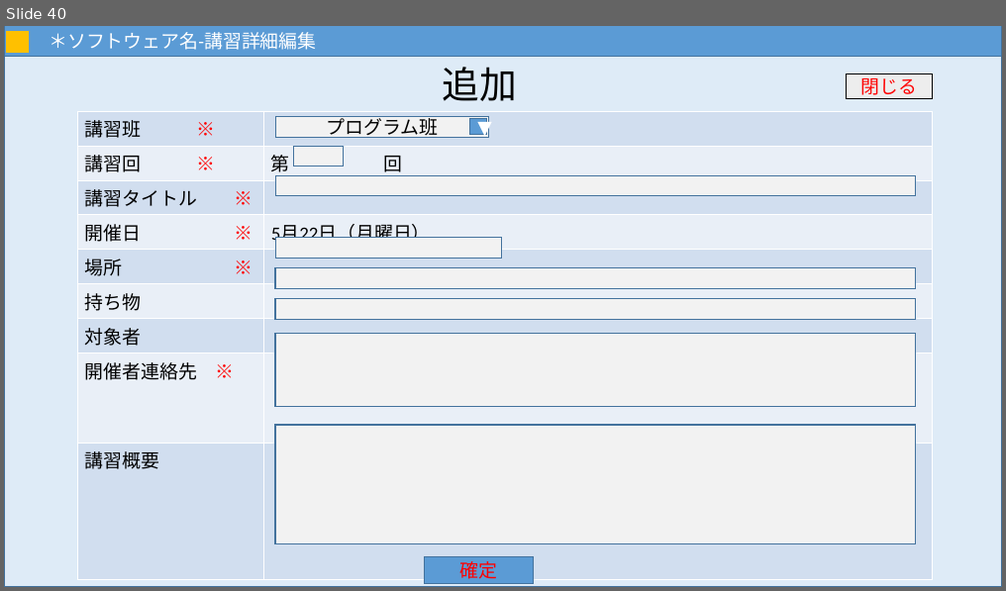
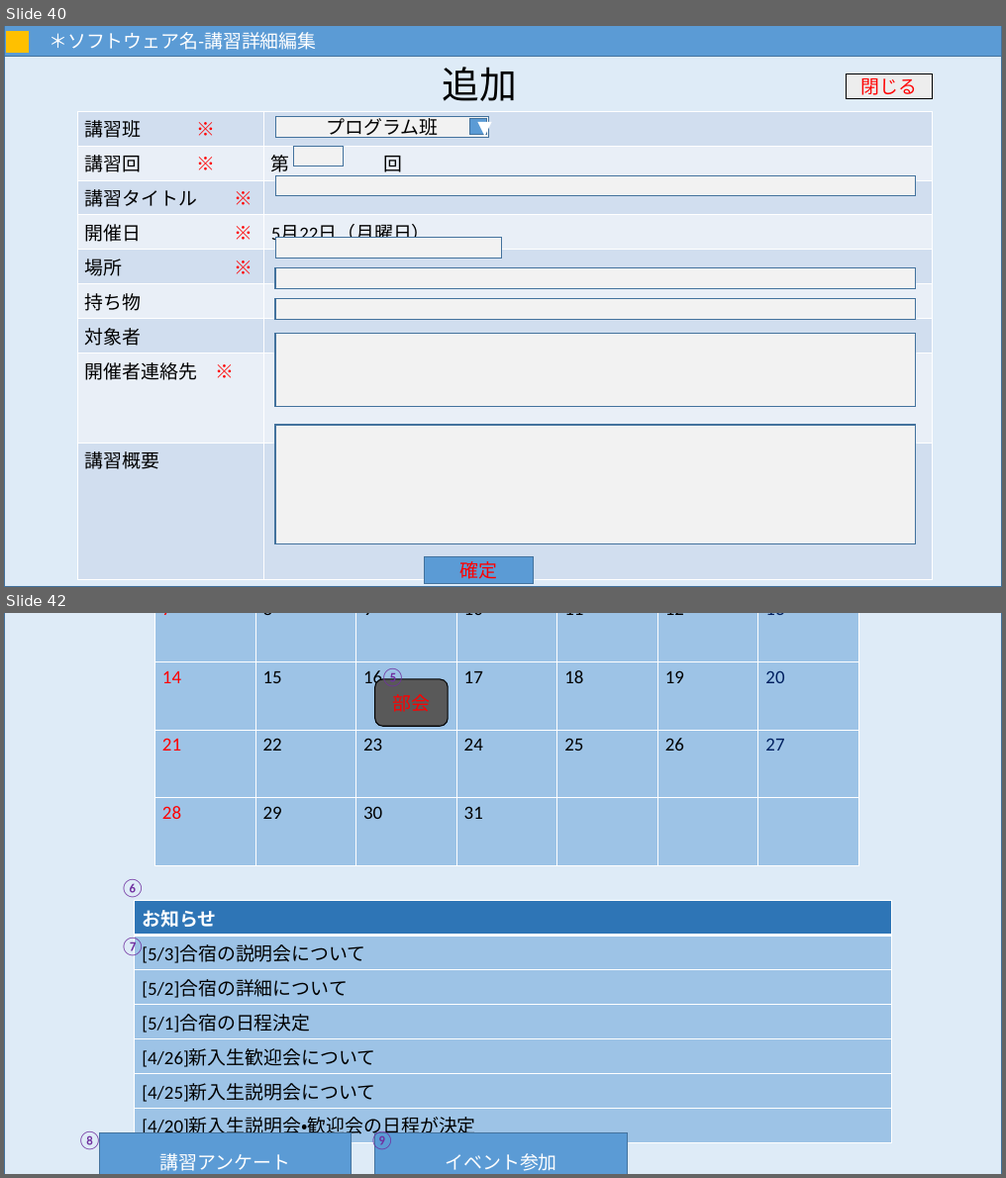
Before and after one commit to MNB-oda/MNB, a slide deck: 提出課題/外部設計書/画面設計.pptx. Shown one above the other, each under a label of ours: slide 40 before the commit, slides 40 and 42 after it; the slides between them are not shown. The pictures are 1006x591 and 1006x1178 pixels, drawn with LibreOffice and Linux fonts; fonts in the diff are those of the drawing. Boxes give left, top, right and bottom in pixels: in the first picture for what was removed or moved away, otherwise in the second. Text is boxed around its words. In the diff, an @@ line names an element or a change of style, - is before the commit and + after.

```diff
--- a/提出課題/外部設計書/画面設計.pptx
+++ b/提出課題/外部設計書/画面設計.pptx
@@ slide 42 added at <box>4,613,1002,1174</box>, background #FFFFFF @@
@@ rectangle added at <box>4,613,1002,1174</box>, fill #DEEBF7, outline #43739E 1 pt, 18 pt, text #FFFFFF @@
+クリックすると
@@ table added at <box>155,613,857,866</box>, 6 rows, 7 columns @@
+SUN | MON | TUE | WED | THU | FRI | STA
+ | 1 | 2 | 3 | 4 | 5 | 6
+7 | 8 | 9 | 10 | 11 | 12 | 13
+14 | 15 | 16 | 17 | 18 | 19 | 20
+21 | 22 | 23 | 24 | 25 | 26 | 27
+28 | 29 | 30 | 31 |  |  | 
@@ text added at <box>380,667,405,688</box>, 18 pt, text #7030A0 @@
+⑤
@@ rounded rectangle added at <box>375,679,448,726</box>, fill #595959, outline #000000 1 pt, 18 pt, text #FF0000 @@
+部会
@@ text added at <box>120,879,145,898</box>, 18 pt, text #7030A0 @@
+⑥
@@ table added at <box>135,900,892,1143</box>, 7 rows, 1 columns @@
+お知らせ
+[5/3]合宿の説明会について
+[5/2]合宿の詳細について
+[5/1]合宿の日程決定
+[4/26]新入生歓迎会について
+[4/25]新入生説明会について
+[4/20]新入生説明会・歓迎会の日程が決定
@@ text added at <box>120,938,145,959</box>, 18 pt, text #7030A0 @@
+⑦
@@ text added at <box>77,1132,102,1153</box>, 18 pt, text #7030A0 @@
+⑧
@@ rectangle added at <box>99,1134,351,1174</box>, fill #5B9BD5, outline #43739E 1 pt, 18 pt, text #FFFFFF @@
+講習アンケート
@@ text added at <box>369,1132,394,1153</box>, 18 pt, text #7030A0 @@
+⑨
@@ rectangle added at <box>375,1134,628,1174</box>, fill #5B9BD5, outline #43739E 1 pt, 18 pt, text #FFFFFF @@
+イベント参加
```
Also in this commit, not shown: 2 slides changed, 8 other slides added.
